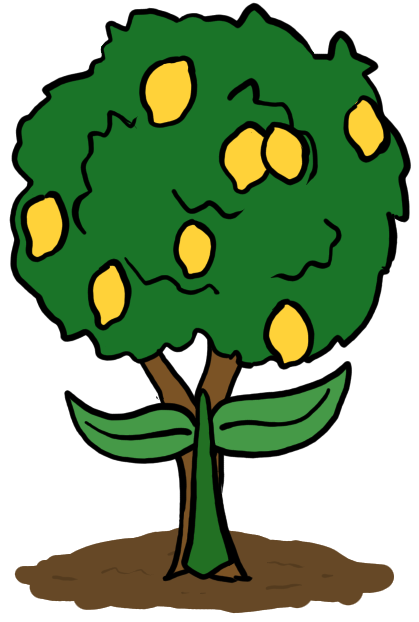
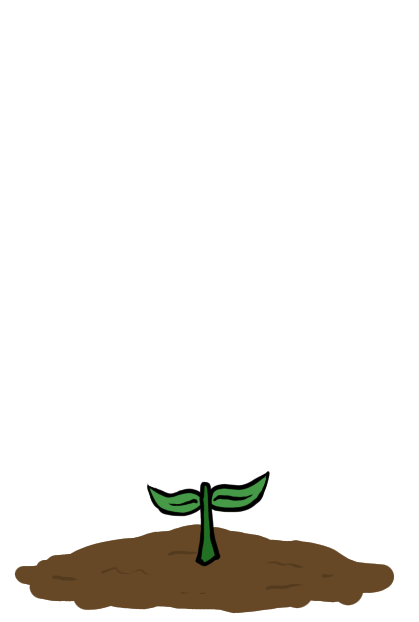
Layers edited between the first and the second 419 x 622 image:
renamed "Paint Layer 7" to "Paint Layer 9", painted on it over [37, 302, 379, 584]
painted on "Paint Layer 8" over [64, 366, 353, 584]
hid "Paint Layer 3" over [9, 46, 411, 430]
hid "Paint Layer 5" over [9, 46, 411, 366]
hid "Paint Layer 1" over [9, 2, 411, 584]
hid "Paint Layer 4", painted on it over [9, 2, 411, 584]
painted on "Paint Layer 6" over [149, 494, 264, 584]
